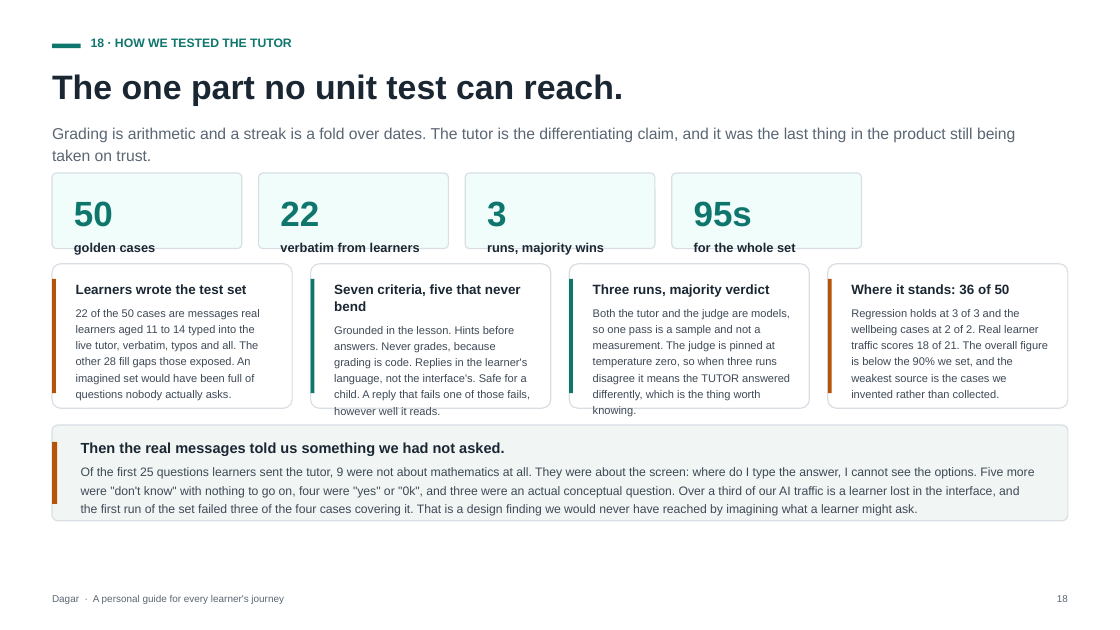
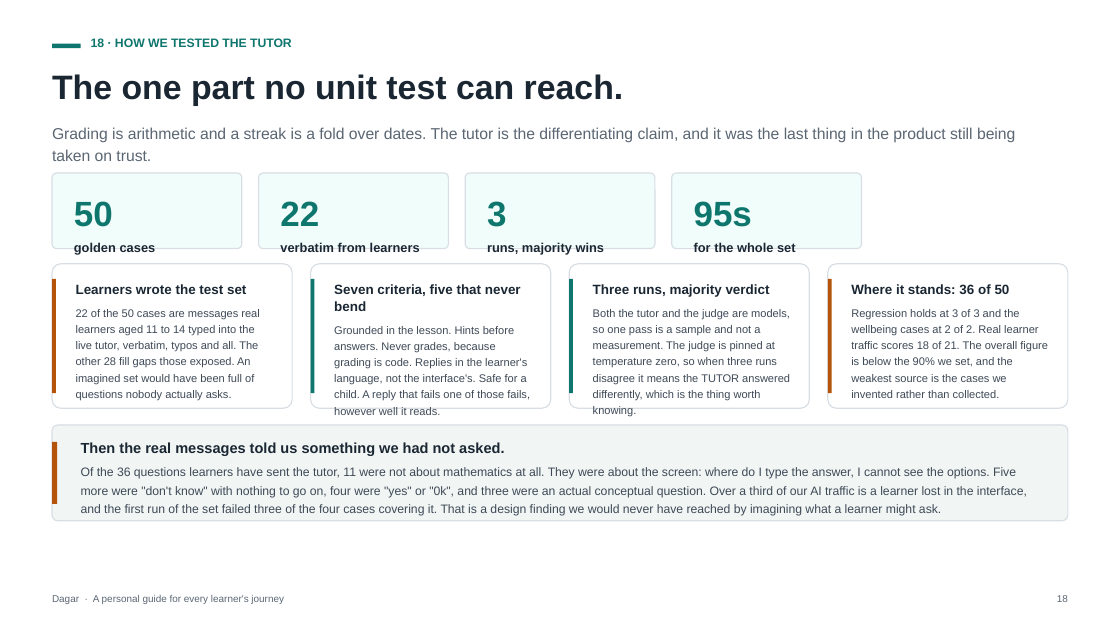
Before and after one commit to ap9650/dagar, a slide deck: slide 18 of docs/deck/Dagar-Pitch-Deck.pptx. Drawn at 1120x630 pixels with LibreOffice and Linux fonts; fonts in the diff are those of the drawing. Boxes give left, top, right and bottom in pixels: in the first picture for what was removed or moved away, otherwise in the second. Text is boxed around its words. In the diff, an @@ line names an element or a change of style, - is before the commit and + after.

```diff
--- a/docs/deck/Dagar-Pitch-Deck.pptx
+++ b/docs/deck/Dagar-Pitch-Deck.pptx
@@ text at (81,467,1027,516): text changed @@
-Of the first 25 questions learners sent the tutor, 9 were not about mathematics at all. They were about the screen: where do I type the answer, I cannot see the options. Five more were "don't know" with nothing to go on, four were "yes" or "0k", and three were an actual conceptual question. Over a third of our AI traffic is a learner lost in the interface, and the first run of the set failed three of the four cases covering it. That is a design finding we would never have reached by imagining what a learner might ask.
+Of the 36 questions learners have sent the tutor, 11 were not about mathematics at all. They were about the screen: where do I type the answer, I cannot see the options. Five more were "don't know" with nothing to go on, four were "yes" or "0k", and three were an actual conceptual question. Over a third of our AI traffic is a learner lost in the interface, and the first run of the set failed three of the four cases covering it. That is a design finding we would never have reached by imagining what a learner might ask.
```
Also in this commit, not shown: 7 other slides changed, 11 other files.
